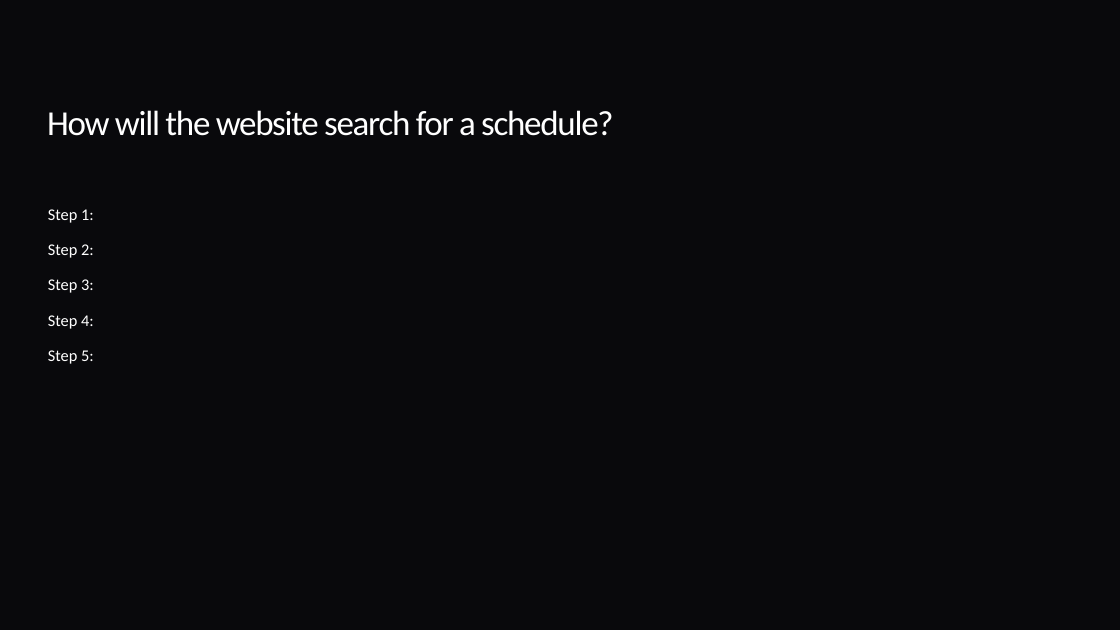
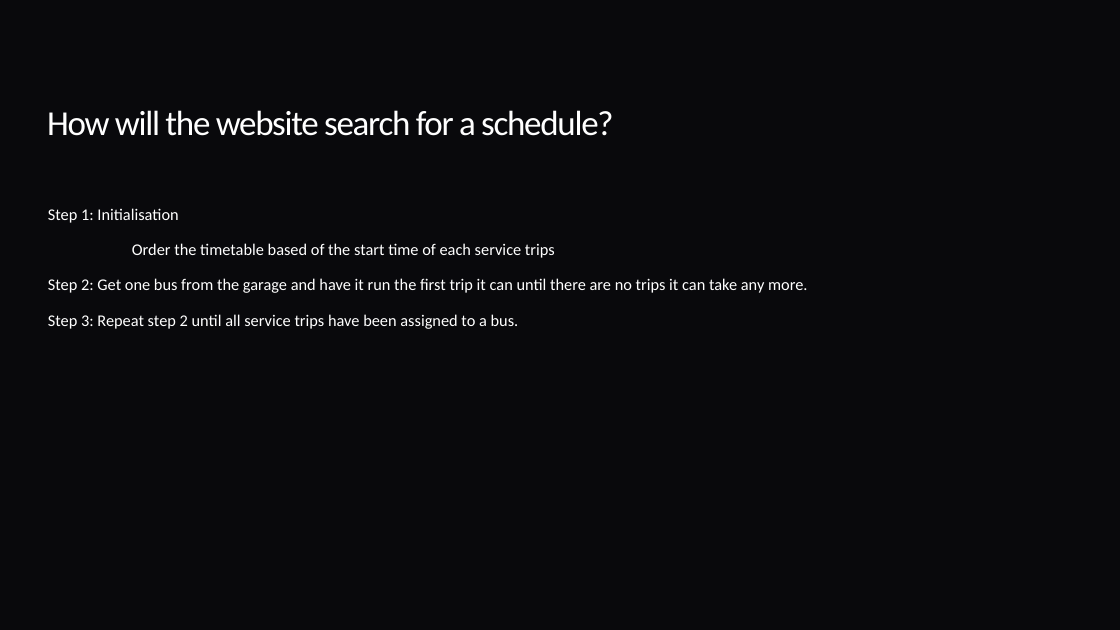
Before and after one commit to ginassadauskas/Project5Group1, a slide deck: slide 4 of Legal/StatementOfRequirementsV3.pptx. Drawn at 1120x630 pixels with LibreOffice and Linux fonts; fonts in the diff are those of the drawing. Boxes give left, top, right and bottom in pixels: in the first picture for what was removed or moved away, otherwise in the second. Text is boxed around its words. In the diff, an @@ line names an element or a change of style, - is before the commit and + after.

Commit message:
Updated Client meeting to include a simple version of the bus assignment algorithm

```diff
--- a/Legal/StatementOfRequirementsV3.pptx
+++ b/Legal/StatementOfRequirementsV3.pptx
@@ text at (48,208,807,329): text changed @@
-Step 1:
-Step 2:
-Step 3:
-Step 4:
-Step 5:
+Step 1: Initialisation
+Order the timetable based of the start time of each service trips
+Step 2: Get one bus from the garage and have it run the first trip it can until there are no trips it can take any more.
+Step 3: Repeat step 2 until all service trips have been assigned to a bus.
```
